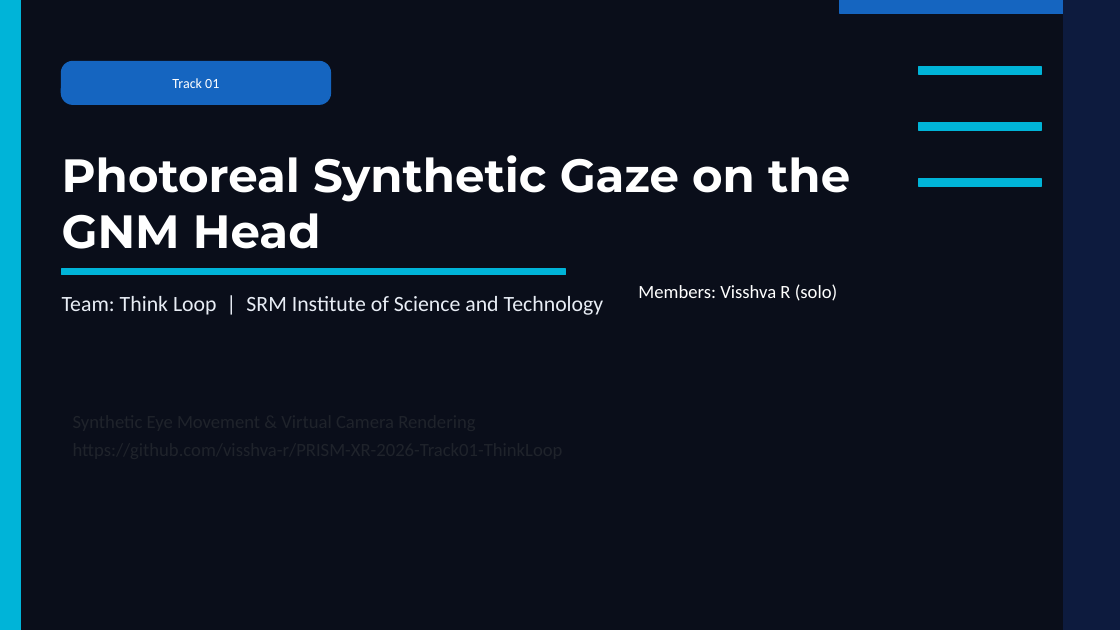
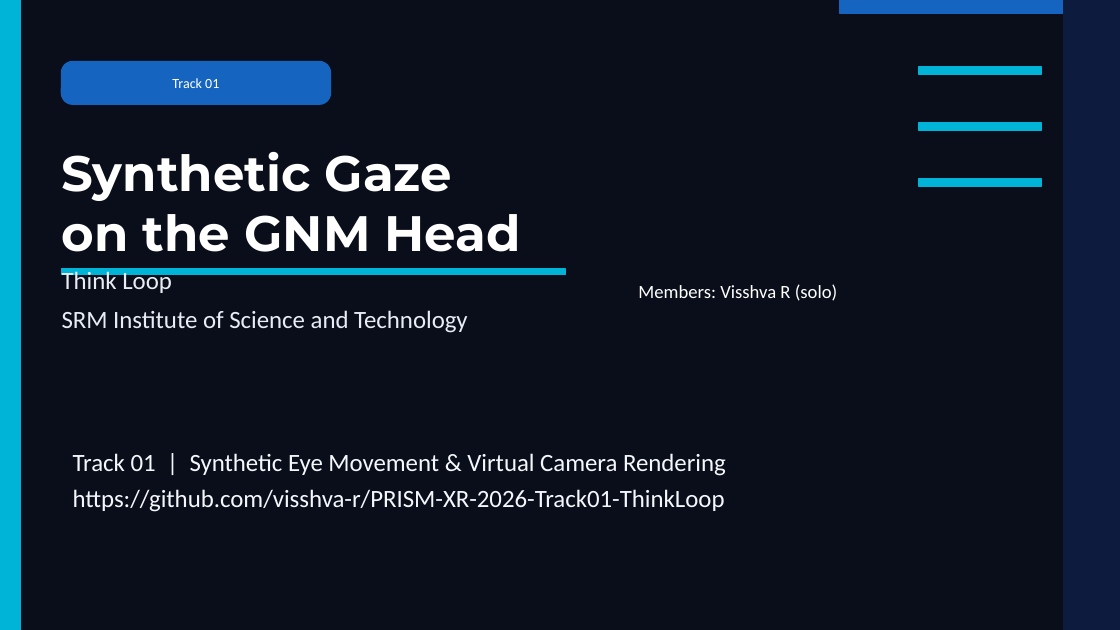
Before and after one commit to visshva-r/PRISM-XR-2026-Track01-ThinkLoop, a slide deck: slide 1 of docs/SRM Institute of Science and Technology_Think Loop.pptx. Drawn at 1120x630 pixels with LibreOffice and Linux fonts; fonts in the diff are those of the drawing. Boxes give left, top, right and bottom in pixels: in the first picture for what was removed or moved away, otherwise in the second. Text is boxed around its words. In the diff, an @@ line names an element or a change of style, - is before the commit and + after.

Commit message:
Fix submission deck: white text on navy template, readable title

```diff
--- a/docs/SRM Institute of Science and Technology_Think Loop.pptx
+++ b/docs/SRM Institute of Science and Technology_Think Loop.pptx
@@ text at box(62, 152, 521, 252): text changed; size 30 to 32 pt @@
-Photoreal Synthetic Gaze on the GNM Head
+Synthetic Gaze
+on the GNM Head
@@ text at box(62, 269, 468, 333): text changed; size 14 to 16 pt @@
-Team: Think Loop | SRM Institute of Science and Technology
+Think Loop
+SRM Institute of Science and Technology
@@ text added at box(73, 453, 726, 512), 16 pt, text #F4F7FB @@
+Track 01 | Synthetic Eye Movement & Virtual Camera Rendering
+https://github.com/visshva-r/PRISM-XR-2026-Track01-ThinkLoop
```
Also in this commit, not shown: 7 other slides changed, 1 other file.
